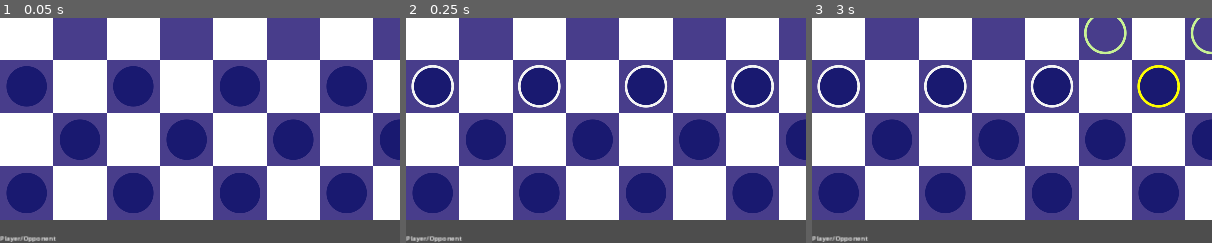
Above: before the commit, frames 1-3 (left to right).
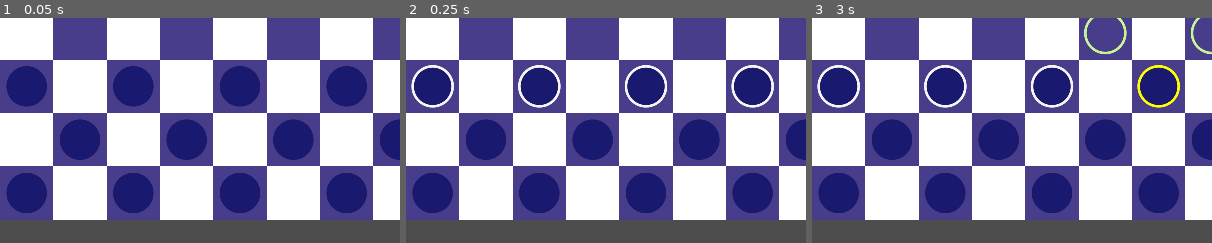
Above: after the commit, the same moments.

Repository: mattsullentrup/godot-checkers
Game: Godot game, scene res://rewrite/level/level.tscn
Two runs of this game, one before a commit and one after it. Both use one fixed random seed, a clock stepped at 60 frames per second and the inputs below.
Inputs (mouse positions are % of the whole screen's width and height, from its top left):
- Up to frame 1 (0.05 s): no input
- Up to frame 2 (0.25 s): no input
- Up to frame 3 (3 s): tap Enter at 0.5, 2 s; move the mouse to (72, 45) at 0.52 s; press the mouse at (72, 45) at 0.53 s; tap Space at 1.25, 2.75 s; move the mouse to (30, 55) at 1.27 s; release the mouse at (30, 55) at 1.28 s; right-click (30, 55) at 1.35 s; click (30, 55) at 1.42 s; move the mouse to (60, 28) at 2.02 s; press the mouse at (60, 28) at 2.03 s; move the mouse to (45, 70) at 2.77 s; release the mouse at (45, 70) at 2.78 s; right-click (45, 70) at 2.85 s; click (45, 70) at 2.92 s
The pictures show only the part of the screen within x 0-50%, y 50-100%; the shares and areas given below are measured in that part.

The runs differ from the first frame. In frame 1, 0.3% of the frame differs, in the area x 0-14%, y 96-100%; in frame 2, 0.3%; in frame 3, 0.3%.

Commit message:
Add ui end game

Diff:
--- a/9_10_24_checkers/rewrite/level/level.gd
+++ b/9_10_24_checkers/rewrite/level/level.gd
@@ -5,6 +5,7 @@
 const CELL_SIZE = 128
 const GRID_SIZE = 8
 
+@onready var _ui: CanvasLayer = %UI
 @onready var _units_container: UnitsContainer = %Units
 @onready var _level_generator: LevelGenerator = %LevelGenerator
 
@@ -18,7 +19,9 @@
 
 
 func _on_battle_over(player_won: bool) -> void:
+	_units_container.can_click = false
+
 	if player_won:
-		print("player won")
+		_ui.show_winner("player")
 	else:
-		print("opponent won")
+		_ui.show_winner("opponent")
--- a/9_10_24_checkers/rewrite/level/level.tscn
+++ b/9_10_24_checkers/rewrite/level/level.tscn
@@ -12,8 +12,6 @@
 [node name="LevelGenerator" type="Node2D" parent="."]
 unique_name_in_owner = true
 script = ExtResource("1_pjm2a")
-
-[node name="CellHighlights" type="Node2D" parent="."]
 
 [node name="Units" type="Node2D" parent="."]
 unique_name_in_owner = true
@@ -30,13 +28,37 @@
 _other_side_of_board_y = 7
 
 [node name="UI" type="CanvasLayer" parent="."]
+unique_name_in_owner = true
 script = ExtResource("6_rd7dn")
 
-[node name="TurnLabel" type="Label" parent="UI"]
-anchors_preset = 2
-anchor_top = 1.0
-anchor_bottom = 1.0
-offset_top = -23.0
-offset_right = 133.0
-grow_vertical = 0
+[node name="EndGameVBoxContainer" type="VBoxContainer" parent="UI"]
+anchors_preset = 8
+anchor_left = 0.5
+anchor_top = 0.5
+anchor_right = 0.5
+anchor_bottom = 0.5
+offset_left = -464.5
+offset_top = -94.0
+offset_right = 464.5
+offset_bottom = 94.0
+grow_horizontal = 2
+grow_vertical = 2
+theme_override_constants/separation = 55
+alignment = 1
+
+[node name="WinnerLabel" type="Label" parent="UI/EndGameVBoxContainer"]
+unique_name_in_owner = true
+layout_mode = 2
+theme_override_colors/font_outline_color = Color(0, 0, 0, 1)
+theme_override_constants/outline_size = 24
+theme_override_font_sizes/font_size = 112
 text = "Player/Opponent"
+
+[node name="NewGameButton" type="Button" parent="UI/EndGameVBoxContainer"]
+unique_name_in_owner = true
+layout_mode = 2
+size_flags_horizontal = 4
+theme_override_font_sizes/font_size = 64
+text = "Start"
+
+[connection signal="pressed" from="UI/EndGameVBoxContainer/NewGameButton" to="UI" method="_on_new_game_button_pressed"]
--- a/9_10_24_checkers/rewrite/ui/ui.gd
+++ b/9_10_24_checkers/rewrite/ui/ui.gd
@@ -1 +1,24 @@
 extends CanvasLayer
+
+@onready var _winner_label: Label = %WinnerLabel
+@onready var _new_game_button: Button = %NewGameButton
+
+
+func _ready() -> void:
+	_winner_label.hide()
+	_new_game_button.hide()
+
+
+func start_game() -> void:
+	$EndGameVBoxContainer.hide()
+
+
+func show_winner(winner: String) -> void:
+	$EndGameVBoxContainer.show()
+	_winner_label.text = winner + " wins"
+	_winner_label.show()
+	_new_game_button.show()
+
+
+func _on_new_game_button_pressed() -> void:
+	get_tree().reload_current_scene()
--- a/9_10_24_checkers/rewrite/units/unit/unit.gd
+++ b/9_10_24_checkers/rewrite/units/unit/unit.gd
@@ -115,7 +115,6 @@
 		return
 
 
-
 func _update_available_cells():
 	available_cells.clear()
 	for path in jump_paths:
--- a/9_10_24_checkers/rewrite/units/units_container.gd
+++ b/9_10_24_checkers/rewrite/units/units_container.gd
@@ -5,6 +5,7 @@
 signal battle_over(player_won: bool)
 
 var all_units: Array[Unit]
+var can_click := true
 var _active_group: UnitGroup
 var _current_mouse_cell: Vector2i
 
@@ -13,6 +14,9 @@
 
 
 func _unhandled_input(event: InputEvent) -> void:
+	if not can_click:
+		return
+
 	if event.is_action_pressed("left_click"):
 		_current_mouse_cell = Navigation.world_to_cell(get_global_mouse_position())
 		if not _unit_can_move_to_click():
